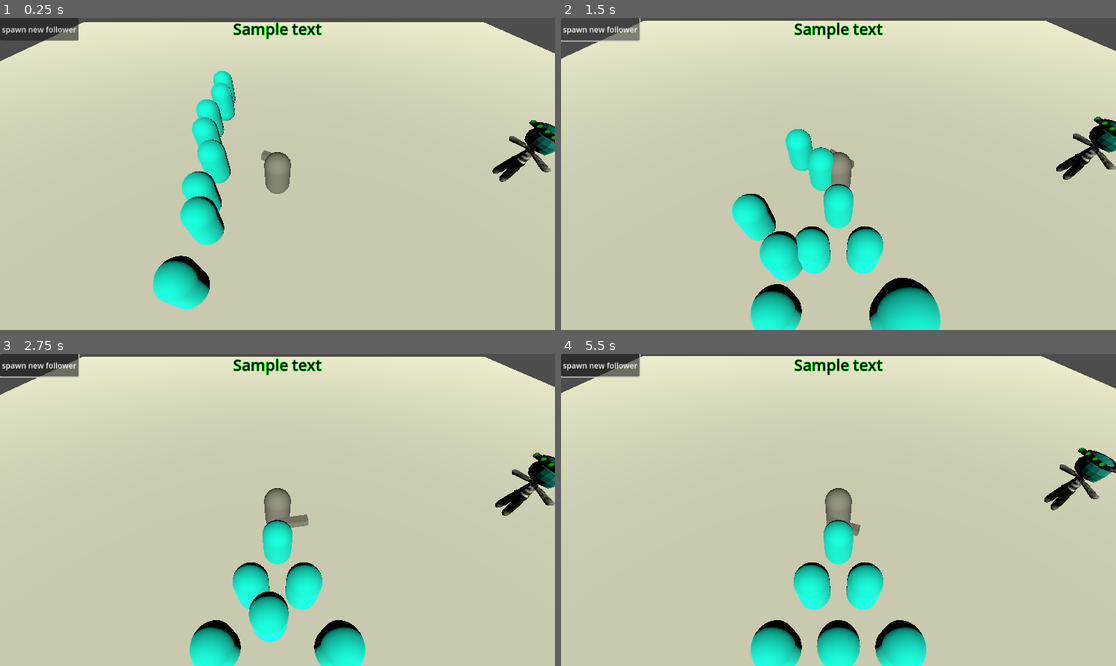
Above: before the commit, frames 1-4 (two rows, left to right).
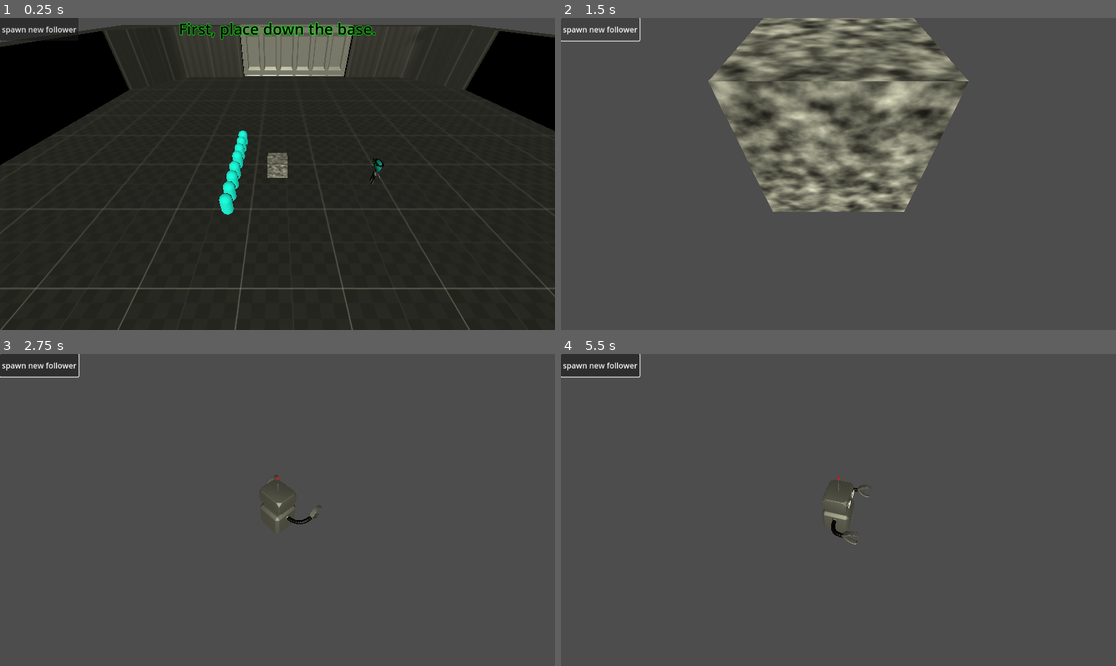
Above: after the commit, the same moments.

Repository: RedotOpenGame/game
Game: Godot game, scene res://Scenes/Levels/gameplay.tscn
The game is run twice, just before and just after one commit, with the same random seed, the same clock (stepped at 60 frames per second) and the same inputs.
Inputs (mouse positions are in pixels of both pictures, inside the frame that each line leads up to):
- Up to frame 1 (0.25 s): no input
- Up to frame 2 (1.5 s): click "spawn new follower" at 0.5 s; click "spawn new follower" at 1.25 s
- Up to frame 3 (2.75 s): move the mouse to (399, 494) at 2.02 s; tap A (a) at 2.1 s; click (399, 494) at 2.17 s; tap D (d) at 2.3 s
- Up to frame 4 (5.5 s): move the mouse to (727, 525) at 2.77 s; hold \ (backslash) 2.78-3.53 s; tap D (d) at 2.85 s; click (727, 525) at 2.92 s; tap E (e) at 3.05, 3.6 s; tap Enter at 3.5 s; move the mouse to (894, 441) at 3.52 s; press the mouse at (894, 441) at 3.53 s; move the mouse to (810, 572) at 4.27 s; release the mouse at (810, 572) at 4.28 s; click (810, 572) at 4.35 s; right-click (810, 572) at 4.55 s; move the mouse to (1005, 556) at 5.02 s; hold \ (backslash) from 5.03 s (still down); hold Right mouse button (right_click) from 5.03 s (still down); click (1005, 556) at 5.17 s; tap S (s) at 5.3 s

The runs differ from the first frame. In frame 1, 97% of the frame differs, in the area x 0-100%, y 1-100%; in frame 2, 97%; in frame 3, 97%; in frame 4, 98%, in the area x 0-100%, y 0-100%.

Commit message:
new meshes + updated ally logic
also added base thing

Diff:
--- a/Scenes/Levels/gameplay.gd
+++ b/Scenes/Levels/gameplay.gd
@@ -1,4 +1,22 @@
 extends Node3D
+
+@onready var main_structure: CharacterBody3D = $buildings/MainStructure
+@onready var camera: Camera3D = $Freecam
+
+
+func _process(delta: float) -> void:
+	var target_plane_mouse = Plane(Vector3(0, 1, 0), position.y)
+	var mouse_pos = get_viewport().get_mouse_position()
+	var ray_length = 1000
+	var from = camera.project_ray_origin(mouse_pos)
+	var to = from + camera.project_ray_normal(mouse_pos) * ray_length
+	var cursor_pos_on_plane = target_plane_mouse.intersects_ray(from, to)
+	if cursor_pos_on_plane and !main_structure.process_mode == Node.PROCESS_MODE_ALWAYS:
+		main_structure.position = cursor_pos_on_plane
+	if Input.is_action_pressed("left_click") and !main_structure.process_mode == Node.PROCESS_MODE_ALWAYS:
+		main_structure.process_mode = Node.PROCESS_MODE_ALWAYS
+		main_structure.placed_down()
+		$CanvasLayer/Label.visible = false
 
 
 func _on_button_pressed() -> void:
--- a/Scenes/Levels/gameplay.tscn
+++ b/Scenes/Levels/gameplay.tscn
@@ -1,12 +1,13 @@
-[gd_scene load_steps=9 format=3 uid="uid://cbi3e253383to"]
+[gd_scene load_steps=10 format=3 uid="uid://cbi3e253383to"]
 
 [ext_resource type="Script" path="res://Scenes/Levels/gameplay.gd" id="1_1121w"]
-[ext_resource type="PackedScene" uid="uid://b4c05mkr5u63a" path="res://Scenes/players/player_actor.tscn" id="1_i7xot"]
 [ext_resource type="PackedScene" uid="uid://dkee5y6wnd1kn" path="res://Scenes/entities/NPC/test_npc.tscn" id="2_djta3"]
+[ext_resource type="PackedScene" uid="uid://cvnyxk681g27h" path="res://assets/unsorted meshes/DebugRoom.glb" id="2_meabh"]
 [ext_resource type="PackedScene" uid="uid://cfwclg1bc1icc" path="res://Scenes/entities/NPC/follower_v_2.tscn" id="3_emwhu"]
+[ext_resource type="PackedScene" uid="uid://bqvdey8p0suiw" path="res://Scenes/entities/buildings/main_structure.tscn" id="4_1121w"]
 
 [sub_resource type="BoxShape3D" id="BoxShape3D_5yywe"]
-size = Vector3(50, 0.5, 50)
+size = Vector3(139.788, 0.5, 134.494)
 
 [sub_resource type="StandardMaterial3D" id="StandardMaterial3D_i7xot"]
 
@@ -28,13 +29,15 @@
 collision_mask = 3
 
 [node name="CollisionShape3D" type="CollisionShape3D" parent="StaticBody3D"]
+transform = Transform3D(1, 0, 0, 0, 1, 0, 0, 0, 1, 3.51312, 0, 0)
 shape = SubResource("BoxShape3D_5yywe")
 
 [node name="MeshInstance3D" type="MeshInstance3D" parent="StaticBody3D"]
+visible = false
 mesh = SubResource("BoxMesh_i7xot")
 
-[node name="PlayerActor" parent="." instance=ExtResource("1_i7xot")]
-transform = Transform3D(1, 0, 0, 0, 1, 0, 0, 0, 1, -0.780214, 1.67547, 0.812122)
+[node name="DebugRoom" parent="StaticBody3D" instance=ExtResource("2_meabh")]
+transform = Transform3D(0.348676, 0, 0, 0, 0.348676, 0, 0, 0, 0.348676, 3.60462, -0.158481, -2.6762)
 
 [node name="DirectionalLight3D" type="DirectionalLight3D" parent="."]
 transform = Transform3D(1, 0, 0, 0, 0.825518, 0.564376, 0, -0.564376, 0.825518, 0, 0, 0)
@@ -53,7 +56,7 @@
 offset_right = 46.0
 offset_bottom = 23.0
 grow_horizontal = 2
-text = "Sample text"
+text = "First, place down the base."
 label_settings = SubResource("LabelSettings_djta3")
 
 [node name="Units" type="Node3D" parent="."]
@@ -82,6 +85,12 @@
 [node name="follower_v9" parent="Units" instance=ExtResource("3_emwhu")]
 transform = Transform3D(1, 0, 0, 0, 1, 0, 0, 0, 1, -4.00242, 1.86193, -1.69394)
 
+[node name="buildings" type="Node3D" parent="."]
+
+[node name="MainStructure" parent="buildings" instance=ExtResource("4_1121w")]
+process_mode = 4
+transform = Transform3D(1, 0, 0, 0, 1, 0, 0, 0, 1, -0.809863, 0.315615, 8.01843)
+
 [node name="Button" type="Button" parent="."]
 offset_right = 115.0
 offset_bottom = 47.0
@@ -90,4 +99,7 @@
 [node name="Marker3D" type="Marker3D" parent="."]
 transform = Transform3D(1, 0, 0, 0, 1, 0, 0, 0, 1, 0, 3.33548, 5.13141)
 
+[node name="Freecam" type="Camera3D" parent="."]
+transform = Transform3D(1, 0, 0, 0, 0.766044, 0.642788, 0, -0.642788, 0.766044, 0, 14, 15)
+
 [connection signal="pressed" from="Button" to="." method="_on_button_pressed"]
--- a/Scenes/entities/NPC/follower_v_2.gd
+++ b/Scenes/entities/NPC/follower_v_2.gd
@@ -2,7 +2,7 @@
 
 @export var row_spacing: float = 1.5
 @export var column_spacing: float = 1.5
-@export var movement_speed: float = 4.0
+@export var movement_speed: float = 14.0
 var unit_index: int = 0  # Assign unique index to each unit
 
 var _leader: Node3D
@@ -10,8 +10,9 @@
 func _ready():
 	# Get player from 'Player' group once at start
 	_leader = get_tree().get_first_node_in_group("Player")
-	if not _leader:
-		push_error("No player found in 'Player' group")
+	if !_leader:
+		#push_error("No player found in 'Player' group")
+		return
 	_leader.signal_follow(self)
 
 func _process(delta):
@@ -27,11 +28,15 @@
 
 	# Calculate target position relative to leader
 	var target_position := _leader.global_transform.origin \
-		+ _leader.global_transform.basis.z * (r + 1) * row_spacing \
-		+ _leader.global_transform.basis.x * horizontal_offset
+		+ (_leader.global_transform.basis.z * (r + 1) * row_spacing \
+		+ _leader.global_transform.basis.x * horizontal_offset).rotated(Vector3(0, 1, 0), _leader.camera_control.global_rotation.y)
 
 	# Smoothly move towards target position
 	global_transform.origin = global_transform.origin.move_toward(
 		target_position,
 		movement_speed * delta
 	)
+
+func death() -> void:
+	_leader.ally_died(self)
+	queue_free()
--- a/Scenes/entities/NPC/follower_v_2.tscn
+++ b/Scenes/entities/NPC/follower_v_2.tscn
@@ -10,7 +10,7 @@
 
 [sub_resource type="CapsuleShape3D" id="CapsuleShape3D_8ujt7"]
 
-[node name="follower_v2" type="CharacterBody3D"]
+[node name="follower_v2" type="CharacterBody3D" groups=["Ally"]]
 collision_layer = 2
 collision_mask = 6
 script = ExtResource("1_0q7fp")
--- /dev/null
+++ b/Scenes/entities/buildings/main_structure.gd
@@ -0,0 +1,14 @@
+extends CharacterBody3D
+
+@onready var marker_3d: Marker3D = $Marker3D
+
+
+var player_char = preload("res://Scenes/players/player_actor.tscn")
+@export var in_construction_mode:bool = false
+
+func placed_down() -> void:
+	var scene = player_char.instantiate()
+	scene.position = marker_3d.global_position
+	add_sibling(scene)
+	for i in get_tree().get_nodes_in_group("Ally"):
+		i._ready()
--- /dev/null
+++ b/Scenes/entities/buildings/main_structure.tscn
@@ -0,0 +1,37 @@
+[gd_scene load_steps=7 format=3 uid="uid://bqvdey8p0suiw"]
+
+[ext_resource type="Script" path="res://Scenes/entities/buildings/main_structure.gd" id="1_8s6vs"]
+
+[sub_resource type="FastNoiseLite" id="FastNoiseLite_evnax"]
+frequency = 0.03
+
+[sub_resource type="NoiseTexture2D" id="NoiseTexture2D_8s6vs"]
+in_3d_space = true
+noise = SubResource("FastNoiseLite_evnax")
+
+[sub_resource type="StandardMaterial3D" id="StandardMaterial3D_a5aq8"]
+albedo_texture = SubResource("NoiseTexture2D_8s6vs")
+
+[sub_resource type="BoxMesh" id="BoxMesh_1ivhs"]
+material = SubResource("StandardMaterial3D_a5aq8")
+size = Vector3(2, 2, 2)
+
+[sub_resource type="BoxShape3D" id="BoxShape3D_evnax"]
+size = Vector3(2, 2, 2)
+
+[node name="MainStructure" type="CharacterBody3D"]
+collision_layer = 2
+collision_mask = 7
+floor_constant_speed = true
+script = ExtResource("1_8s6vs")
+
+[node name="MeshInstance3D" type="MeshInstance3D" parent="."]
+transform = Transform3D(1, 0, 0, 0, 1, 0, 0, 0, 1, 0, 1, 0)
+mesh = SubResource("BoxMesh_1ivhs")
+
+[node name="CollisionShape3D" type="CollisionShape3D" parent="."]
+transform = Transform3D(1, 0, 0, 0, 1, 0, 0, 0, 1, 0, 1, 0)
+shape = SubResource("BoxShape3D_evnax")
+
+[node name="Marker3D" type="Marker3D" parent="."]
+transform = Transform3D(1, 0, 0, 0, 1, 0, 0, 0, 1, 0, 0.954154, -2.59532)
--- a/Scenes/players/player_actor.gd
+++ b/Scenes/players/player_actor.gd
@@ -9,23 +9,29 @@
 const CAMERA_SCALE_CONSTRAINTS:Vector2 = Vector2(4, 40.0)
 
 var interact_target:Node3D
-var follower:CharacterBody3D #meant to get who is following me so we could be in a snake-like f0rmation.
+var followers:Array = [] #meant to get who is following me so we could be in a snake-like f0rmation.
 var follower_amount:int = 0
+var ignore_first_input:bool = true
 
 func _input(event: InputEvent) -> void:
 	if event is InputEventMouseMotion and Input.is_action_pressed("right_click"):
-
-		camera_control.rotation.x -= deg_to_rad(event.velocity.y / 350)
-		if camera_control.rotation.x > deg_to_rad(CAMERA_CONSTRAITS.x):
-			camera_control.rotation.x = deg_to_rad(CAMERA_CONSTRAITS.x)
-		elif camera_control.rotation.x < 0:
-			camera_control.rotation.x = 0
-		camera_control.rotation.y -= deg_to_rad(event.velocity.x / 350)
+		if !ignore_first_input:
+			camera_control.rotation.x -= deg_to_rad(event.velocity.y / 350)
+			if camera_control.rotation.x > deg_to_rad(CAMERA_CONSTRAITS.x):
+				camera_control.rotation.x = deg_to_rad(CAMERA_CONSTRAITS.x)
+			elif camera_control.rotation.x < 0:
+				camera_control.rotation.x = 0
+			camera_control.rotation.y -= deg_to_rad(event.velocity.x / 350)
+		else:
+			ignore_first_input = false
 	if event is InputEventMouseButton:
 		if event.button_index == 4:
 			camera.position.y = max(camera.position.y - 1, CAMERA_SCALE_CONSTRAINTS.x)
 		if event.button_index == 5:
 			camera.position.y = min(camera.position.y + 1, CAMERA_SCALE_CONSTRAINTS.y)
+
+	if Input.is_action_just_released("right_click"):
+		ignore_first_input = true
 	if Input.is_action_just_pressed("["):
 		camera_control.rotation.y -= deg_to_rad(45)
 	if Input.is_action_just_pressed("]"):
@@ -35,6 +41,8 @@
 		camera_control.rotation.y = 0
 		camera.position.y = 8
 
+	if Input.is_action_just_pressed("f"):
+		followers.pick_random().death()
 
 func _physics_process(delta: float) -> void:
 	# Add the gravity.
@@ -69,6 +77,14 @@
 
 
 func signal_follow(body):
-	follower = body
+	followers.append(body)
 	body.unit_index = follower_amount
 	follower_amount += 1
+
+func ally_died(body) -> void:
+	follower_amount -= 1
+	followers.erase(body)
+	var incrementer:int = 0
+	for i in followers:
+		i.unit_index = incrementer
+		incrementer += 1
--- a/Scenes/players/player_actor.tscn
+++ b/Scenes/players/player_actor.tscn
@@ -1,6 +1,7 @@
-[gd_scene load_steps=5 format=3 uid="uid://b4c05mkr5u63a"]
+[gd_scene load_steps=6 format=3 uid="uid://b4c05mkr5u63a"]
 
 [ext_resource type="Script" path="res://Scenes/players/player_actor.gd" id="1_cstqs"]
+[ext_resource type="PackedScene" uid="uid://dmne774a7cs5b" path="res://assets/unsorted meshes/AllyBot.glb" id="2_o1g43"]
 
 [sub_resource type="CapsuleMesh" id="CapsuleMesh_cj8p5"]
 
@@ -16,13 +17,18 @@
 [node name="characterMesh" type="Node3D" parent="."]
 
 [node name="MeshInstance3D" type="MeshInstance3D" parent="characterMesh"]
+visible = false
 mesh = SubResource("CapsuleMesh_cj8p5")
 skeleton = NodePath("../..")
 
 [node name="MeshInstance3D2" type="MeshInstance3D" parent="characterMesh"]
 transform = Transform3D(1, 0, 0, 0, 1, 0, 0, 0, 1, 0.672932, 0, -0.43058)
+visible = false
 mesh = SubResource("BoxMesh_cstqs")
 skeleton = NodePath("../..")
+
+[node name="AllyBot" parent="characterMesh" instance=ExtResource("2_o1g43")]
+transform = Transform3D(-0.533594, 0, -4.66483e-08, 0, 0.533594, 0, 4.66483e-08, 0, -0.533594, 0.00765601, -0.785634, -0.00859171)
 
 [node name="CollisionShape3D" type="CollisionShape3D" parent="."]
 shape = SubResource("CapsuleShape3D_cstqs")
@@ -32,3 +38,4 @@
 
 [node name="Camera3D" type="Camera3D" parent="CameraControl"]
 transform = Transform3D(1, 0, 0, 0, -4.37114e-08, 1, 0, -1, -4.37114e-08, 0, 8, 0)
+current = true
--- a/project.godot
+++ b/project.godot
@@ -19,6 +19,7 @@
 [global_group]
 
 Player="player node. Self-explainatory. For easier time retrieving him."
+Ally="get all allies into this group."
 
 [input]
 
@@ -77,6 +78,11 @@
 "events": [Object(InputEventKey,"resource_local_to_scene":false,"resource_name":"","device":-1,"window_id":0,"alt_press …(191 unchanged characters)…
 ]
 }
+f={
+"deadzone": 0.5,
+"events": [Object(InputEventKey,"resource_local_to_scene":false,"resource_name":"","device":-1,"window_id":0,"alt_pressed":false,"shift_pressed":false,"ctrl_pressed":false,"meta_pressed":false,"pressed":false,"keycode":0,"physical_keycode":70,"key_label":0,"unicode":102,"location":0,"echo":false,"script":null)
+]
+}
 
 [layer_names]
 
Binary file added: assets/unsorted meshes/AllyBot.glb
Not shown, added: assets/unsorted meshes/AllyBot.glb.import
Binary file added: assets/unsorted meshes/DebugRoom.glb
Not shown, added: assets/unsorted meshes/DebugRoom.glb.import
Binary file added: assets/unsorted meshes/DebugRoom_texture_07.png
Not shown, added: assets/unsorted meshes/DebugRoom_texture_07.png.import
